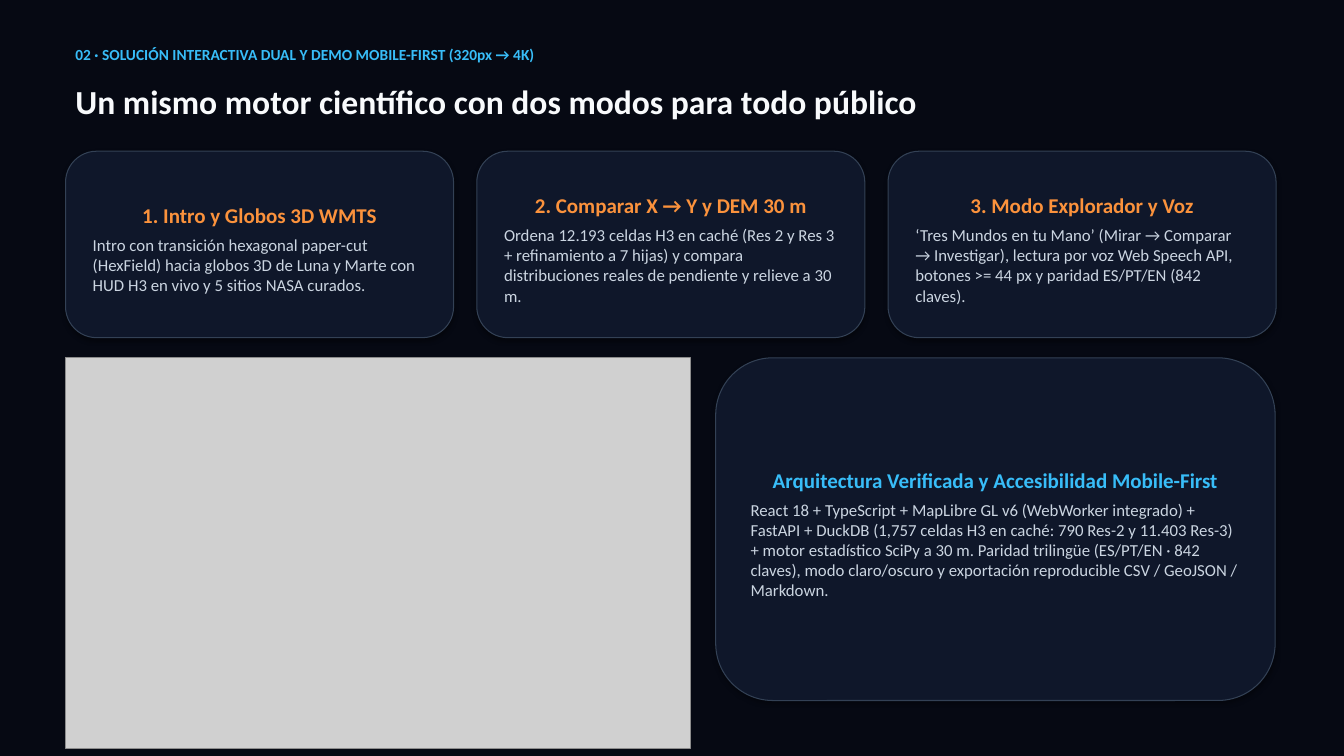
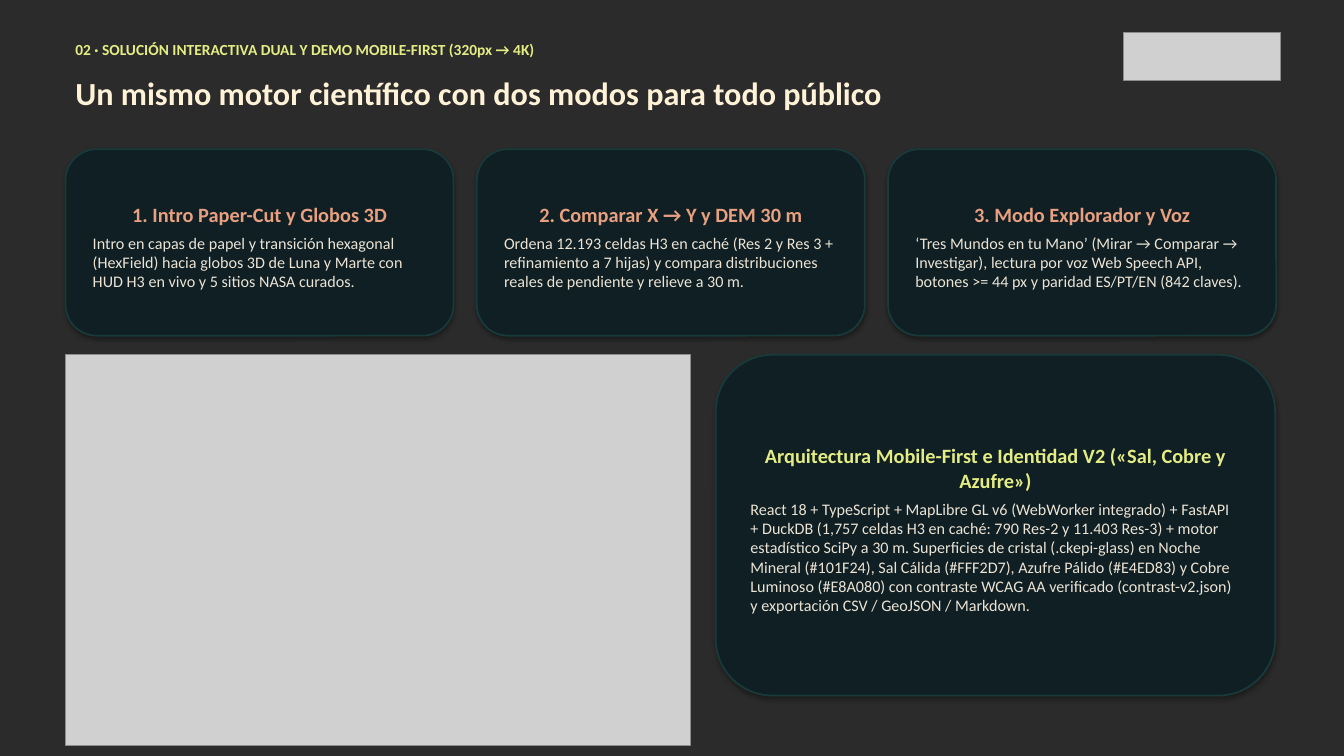
Before and after one commit to AnGeMoNs/Ckepi, a slide deck: slide 3 of docs/nehe/ckepi-pitch-es.pptx. Drawn at 1344x756 pixels with LibreOffice and Linux fonts; fonts in the diff are those of the drawing; grey boxes stand for pictures; background and template pictures are left out; a plain dark background stands for a picture behind light text. Boxes give left, top, right and bottom in pixels: in the first picture for what was removed or moved away, otherwise in the second. Text is boxed around its words. In the diff, an @@ line names an element or a change of style, - is before the commit and + after.

Commit message:
docs(nehe): integrar identidad V2 (sal, cobre y azufre), logo, fondos paper-cut con marca de agua IA y guia de declaracion IA

```diff
--- a/docs/nehe/ckepi-pitch-es.pptx
+++ b/docs/nehe/ckepi-pitch-es.pptx
@@ background #060913 to picture (left out) @@
@@ text "02 · SOLUCIÓN INTERACTIVA DUAL ..." at (x1=75, y1=42, x2=534, y2=58): text colour #38BDF8 to #E4ED83 @@
@@ picture added at (x1=1124, y1=32, x2=1280, y2=81) @@
@@ text "Un mismo motor científico con ..." moved from (x1=75, y1=90, x2=916, y2=120) to (x1=75, y1=82, x2=881, y2=110) @@
@@ text "Un mismo motor científico con ..." at (x1=75, y1=82, x2=881, y2=110): size 24 to 23 pt, text colour #F8FAFC to #FFF2D7 @@
@@ rounded rectangle "1. Intro Paper-Cut y Globos ..." at (x1=66, y1=149, x2=454, y2=336): fill #0F172A to #101F24; outline #334155 0.75 pt to #183A3A 1.25 pt @@
@@ rounded rectangle "2. Comparar X → Y ..." at (x1=477, y1=149, x2=865, y2=336): size 15 to 14.5 pt, text colour #FB923C to #E8A080 in "2. Comparar X → Y y DEM ..."; size 12 to 11.5 pt, text colour #CBD5E1 to #EBE4D5 in "Ordena 12.193 celdas H3 en caché (Res ..."; fill #0F172A to #101F24; outline #334155 0.75 pt to #183A3A 1.25 pt @@
@@ rounded rectangle "3. Modo Explorador y Voz" at (x1=888, y1=149, x2=1276, y2=336): size 15 to 14.5 pt, text colour #FB923C to #E8A080 in "3. Modo Explorador y Voz"; size 12 to 11.5 pt, text colour #CBD5E1 to #EBE4D5 in "‘Tres Mundos en tu Mano’ (Mirar → ..."; fill #0F172A to #101F24; outline #334155 0.75 pt to #183A3A 1.25 pt @@
@@ text in rounded rectangle at (x1=93, y1=207, x2=403, y2=290): text changed; size 12 to 11.5 pt; text colour #CBD5E1 to #EBE4D5 @@
-1. Intro y Globos 3D WMTS
-Intro con transición hexagonal paper-cut (HexField) hacia globos 3D de Luna y Marte con HUD H3 en vivo y 5 sitios NASA curados.
+1. Intro Paper-Cut y Globos 3D
+Intro en capas de papel y transición hexagonal (HexField) hacia globos 3D de Luna y Marte con HUD H3 en vivo y 5 sitios NASA curados.
@@ rounded rectangle "Arquitectura Mobile-First e Identidad V2 ..." at (x1=716, y1=355, x2=1275, y2=696): fill #0F172A to #101F24; outline #334155 0.75 pt to #183A3A 1.25 pt @@
@@ rounded rectangle "Arquitectura Mobile-First e Identidad V2 ..." moved from (x1=716, y1=358, x2=1275, y2=701) to (x1=716, y1=355, x2=1275, y2=696) @@
@@ text in rounded rectangle at (x1=750, y1=448, x2=1231, y2=614): text changed; size 12 to 11.5 pt; text colour #CBD5E1 to #EBE4D5 @@
-Arquitectura Verificada y Accesibilidad Mobile-First
-React 18 + TypeScript + MapLibre GL v6 (WebWorker integrado) + FastAPI + DuckDB (1,757 celdas H3 en caché: 790 Res-2 y 11.403 Res-3) + motor estadístico SciPy a 30 m. Paridad trilingüe (ES/PT/EN · 842 claves), modo claro/oscuro y exportación reproducible CSV / GeoJSON / Markdown.
+Arquitectura Mobile-First e Identidad V2 («Sal, Cobre y Azufre»)
+React 18 + TypeScript + MapLibre GL v6 (WebWorker integrado) + FastAPI + DuckDB (1,757 celdas H3 en caché: 790 Res-2 y 11.403 Res-3) + motor estadístico SciPy a 30 m. Superficies de cristal (.ckepi-glass) en Noche Mineral (#101F24), Sal Cálida (#FFF2D7), Azufre Pálido (#E4ED83) y Cobre Luminoso (#E8A080) con contraste WCAG AA verificado (contrast-v2.json) y exportación CSV / GeoJSON / Markdown.
```
Also in this commit, not shown: 6 other slides changed, 29 other files.
